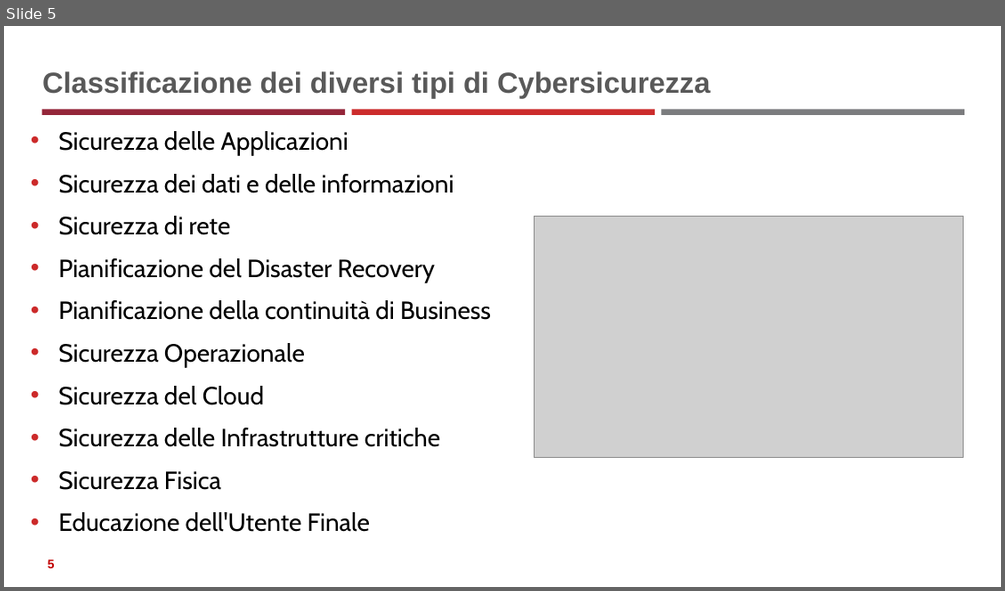
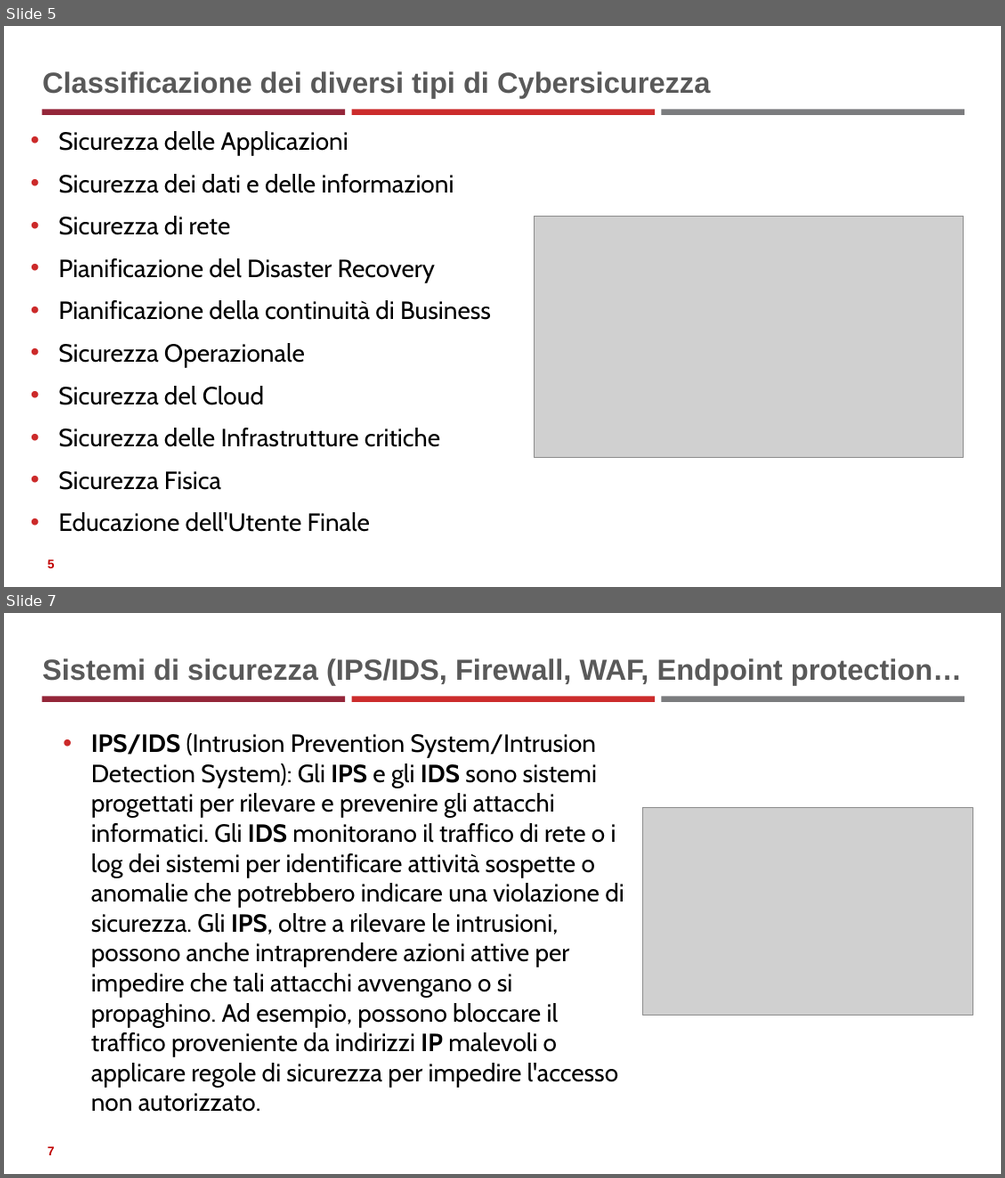
Before and after one commit to neural1977/data_science_interview_material, a slide deck: Cybersecurity/Fondamenti_di_Cybersicurezza.pptx. Shown one above the other, each under a label of ours: slide 5 before the commit, slides 5 and 7 after it; the slides between them are not shown. The pictures are 1005x591 and 1005x1178 pixels, drawn with LibreOffice and Linux fonts; fonts in the diff are those of the drawing; grey boxes stand for pictures. Boxes give left, top, right and bottom in pixels: in the first picture for what was removed or moved away, otherwise in the second. Text is boxed around its words. In the diff, an @@ line names an element or a change of style, - is before the commit and + after.

```diff
--- a/Cybersecurity/Fondamenti_di_Cybersicurezza.pptx
+++ b/Cybersecurity/Fondamenti_di_Cybersicurezza.pptx
@@ slide 7 added at (4, 613, 1001, 1174), background #FFFFFF; not listed: 3 template elements that a slide beside it also shows @@
@@ title added at (42, 658, 962, 684), 28 pt, text #595959, bold @@
+Sistemi di sicurezza (IPS/IDS, Firewall, WAF, Endpoint protection…
@@ text added at (91, 733, 623, 1086), 24 pt, text #000000 @@
+• IPS/IDS (Intrusion Prevention System/Intrusion Detection System): Gli IPS e gli IDS sono sistemi progettati per rilevare e prevenire gli attacchi informatici. Gli IDS monitorano il traffico di rete o i log dei sistemi per identificare attività sospette o anomalie che potrebbero indicare una violazione di sicurezza. Gli IPS, oltre a rilevare le intrusioni, possono anche intraprendere azioni attive per impedire che tali attacchi avvengano o si propaghino. Ad esempio, possono bloccare il traffico proveniente da indirizzi IP malevoli o applicare regole di sicurezza per impedire l'accesso non autorizzato.
@@ picture added at (643, 807, 972, 1014) @@
@@ page number added at (48, 1146, 55, 1155), 12 pt, text #C00000, bold @@
+7
```
Also in this commit, not shown: 20 other slides added, 34 other files.
